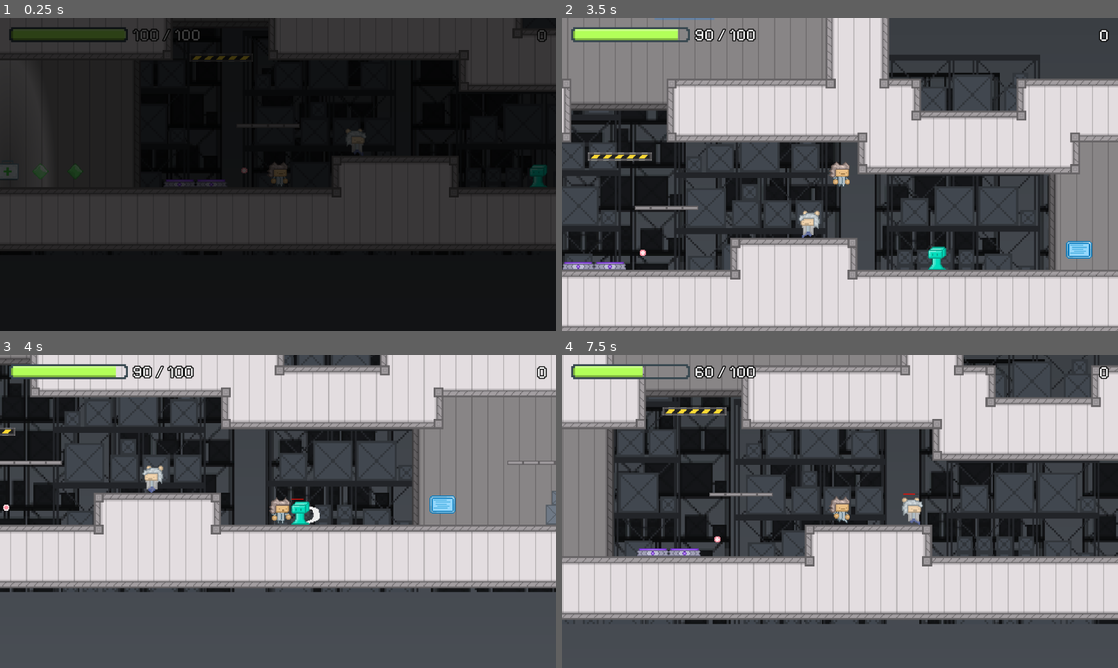
Above: before the commit, frames 1-4 (two rows, left to right).
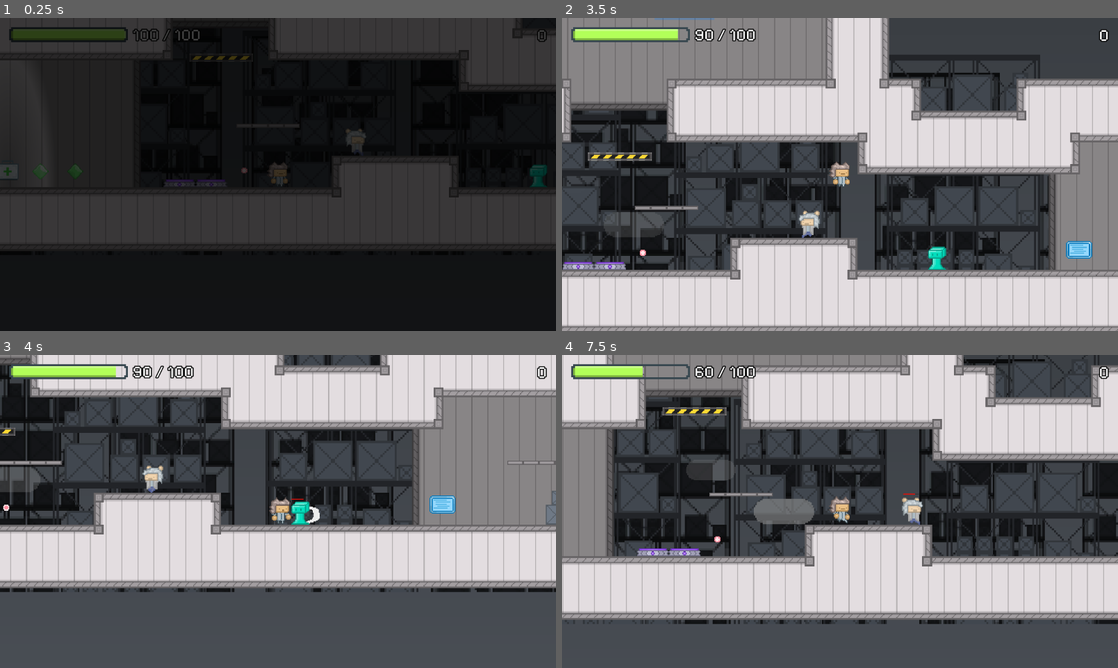
Above: after the commit, the same moments.

Repository: Brian-Magnuson/lab_escape_gd
Game: Godot game, scene res://scenes/level_0.tscn
Two runs of this game, one before a commit and one after it. Both use one fixed random seed, a clock stepped at 60 frames per second and the inputs below.
Inputs (mouse positions are in pixels of both pictures, inside the frame that each line leads up to):
- Up to frame 1 (0.25 s): no input
- Up to frame 2 (3.5 s): move the mouse to (962, 158) at 0.52 s; press the mouse at (962, 158) at 0.53 s; hold D (move_right) 0.53-2.03 s; tap Space (jump) at 0.77, 1.52, 3.02 s; move the mouse to (728, 190) at 1.27 s; release the mouse at (728, 190) at 1.28 s; tap E (interact) at 1.35, 2.85 s; move the mouse to (895, 105) at 2.02 s; press the mouse at (895, 105) at 2.03 s; hold A (move_left) 2.03-2.78 s; move the mouse to (812, 237) at 2.77 s; release the mouse at (812, 237) at 2.78 s; hold D (move_right) from 2.78 s (still down)
- Up to frame 3 (4 s): keep holding D (move_right); move the mouse to (444, 558) at 3.52 s; press the mouse at (444, 558) at 3.53 s; tap Space (jump) at 3.77 s
- Up to frame 4 (7.5 s): move the mouse to (673, 464) at 4.27 s; release D (move_right) at 4.28 s; release the mouse at (673, 464) at 4.28 s; hold A (move_left) 4.28-5.03 s; tap E (interact) at 4.35, 5.85, 7.35 s; tap Space (jump) at 4.52, 6.02, 6.77 s; move the mouse to (867, 511) at 5.02 s; press the mouse at (867, 511) at 5.03 s; hold D (move_right) 5.03-5.78 s; move the mouse to (756, 433) at 5.77 s; release the mouse at (756, 433) at 5.78 s; hold A (move_left) 5.78-7.28 s; move the mouse to (962, 495) at 6.52 s; press the mouse at (962, 495) at 6.53 s; move the mouse to (728, 527) at 7.27 s; release the mouse at (728, 527) at 7.28 s; hold D (move_right) from 7.28 s (still down)

Frame 1 is identical in both runs. In frame 2, 0.2% of the frame differs, in the area x 8-18%, y 62-70%; in frame 3, 0.3%; in frame 4, 1.1%, in the area x 22-46%, y 33-54%.

Commit message:
Add cloud particles

Diff:
--- a/scenes/level_0.tscn
+++ b/scenes/level_0.tscn
@@ -1,10 +1,11 @@
-[gd_scene load_steps=43 format=4 uid="uid://q1ded3kw1kq3"]
+[gd_scene load_steps=47 format=4 uid="uid://q1ded3kw1kq3"]
 
 [ext_resource type="Texture2D" uid="uid://b01pi01f8b3ti" path="res://assets/backgrounds/Warehouse1.png" id="1_44yx7"]
 [ext_resource type="Texture2D" uid="uid://ftjg3puu72lw" path="res://assets/tiles/LabTileset.png" id="1_nlk7r"]
 [ext_resource type="Texture2D" uid="uid://knndlxqkwnnb" path="res://assets/backgrounds/Warehouse2.png" id="1_vc1y7"]
 [ext_resource type="PackedScene" uid="uid://bw1sjx2gp5mpl" path="res://scenes/player.tscn" id="2_11nw6"]
 [ext_resource type="Texture2D" uid="uid://biqr3vu0dcgxc" path="res://assets/environment/SemisolidPlatform.png" id="3_ptloe"]
+[ext_resource type="Texture2D" uid="uid://dh3nli5ll3qse" path="res://assets/environment/FogCloudSquare.png" id="3_trrqm"]
 [ext_resource type="TileSet" uid="uid://cjj3lgustq04" path="res://assets/tiles/tiles.tres" id="3_vc1y7"]
 [ext_resource type="PackedScene" uid="uid://dsy4y3i3caelu" path="res://scenes/jelly.tscn" id="3_w75ps"]
 [ext_resource type="Texture2D" uid="uid://w4yl13wfmkrv" path="res://assets/ui/HealthBarFrame.png" id="4_avx8r"]
@@ -31,6 +32,25 @@
 [sub_resource type="GradientTexture2D" id="GradientTexture2D_lbrgs"]
 gradient = SubResource("Gradient_44yx7")
 fill_to = Vector2(0, 1)
+
+[sub_resource type="Curve" id="Curve_vkd6l"]
+_data = [Vector2(0, 0), 0.0, 0.0, 0, 0, Vector2(0.5, 0.8), 0.0, 0.0, 0, 0, Vector2(1, 0), 0.0, 0.0, 0, 0]
+point_count = 3
+metadata/_snap_enabled = true
+
+[sub_resource type="CurveTexture" id="CurveTexture_hee1t"]
+curve = SubResource("Curve_vkd6l")
+
+[sub_resource type="ParticleProcessMaterial" id="ParticleProcessMaterial_m44w4"]
+particle_flag_disable_z = true
+emission_shape = 3
+emission_box_extents = Vector3(1, 100, 1)
+spread = 0.0
+initial_velocity_min = 20.0
+initial_velocity_max = 30.0
+gravity = Vector3(0, 0, 0)
+scale_max = 2.0
+alpha_curve = SubResource("CurveTexture_hee1t")
 
 [sub_resource type="TileSetAtlasSource" id="TileSetAtlasSource_36cfx"]
 resource_name = "lab_tiles"
@@ -661,6 +681,13 @@
 texture = ExtResource("1_vc1y7")
 centered = false
 
+[node name="GPUParticles2D" type="GPUParticles2D" parent="Background"]
+position = Vector2(101, 436)
+texture = ExtResource("3_trrqm")
+lifetime = 20.0
+randomness = 1.0
+process_material = SubResource("ParticleProcessMaterial_m44w4")
+
 [node name="BackgroundTiles" type="TileMapLayer" parent="Background"]
 tile_map_data = PackedByteArray("AAD8/wsAAgAAAAAAAAD8/wwAAgAAAAEAAAD9/wwAAgABAAEAAAD9/w0AAgABAAEAAAD+/w0AAgABAAEAAAD//w …(3232 unchanged characters)…
 tile_set = SubResource("TileSet_pikno")
